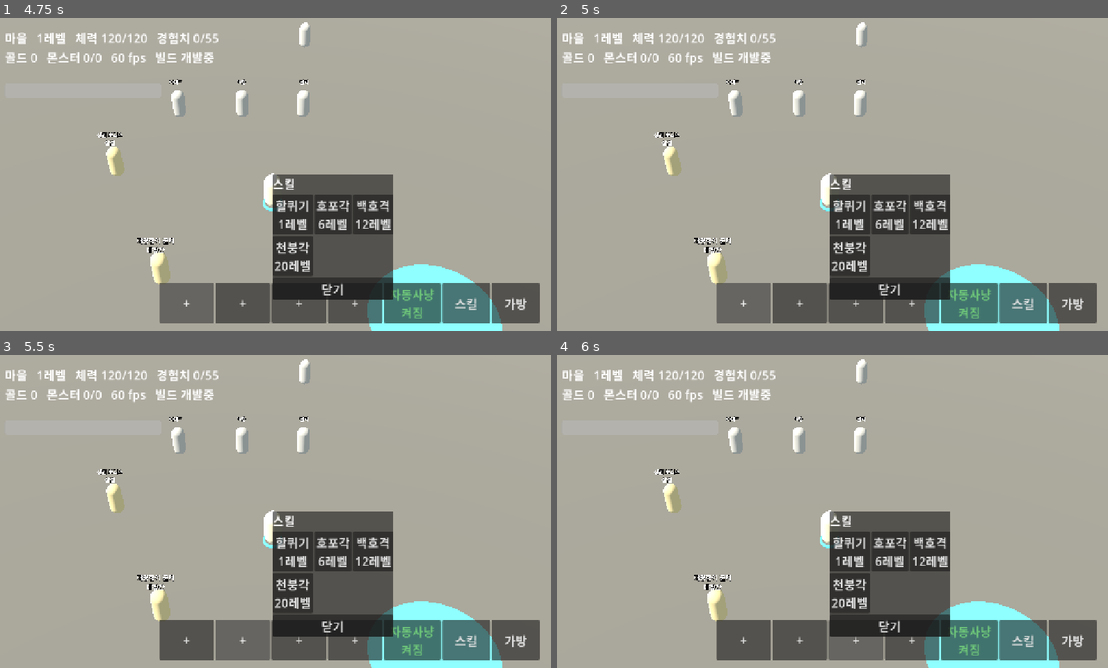
Above: before the commit, frames 1-4 (two rows, left to right).
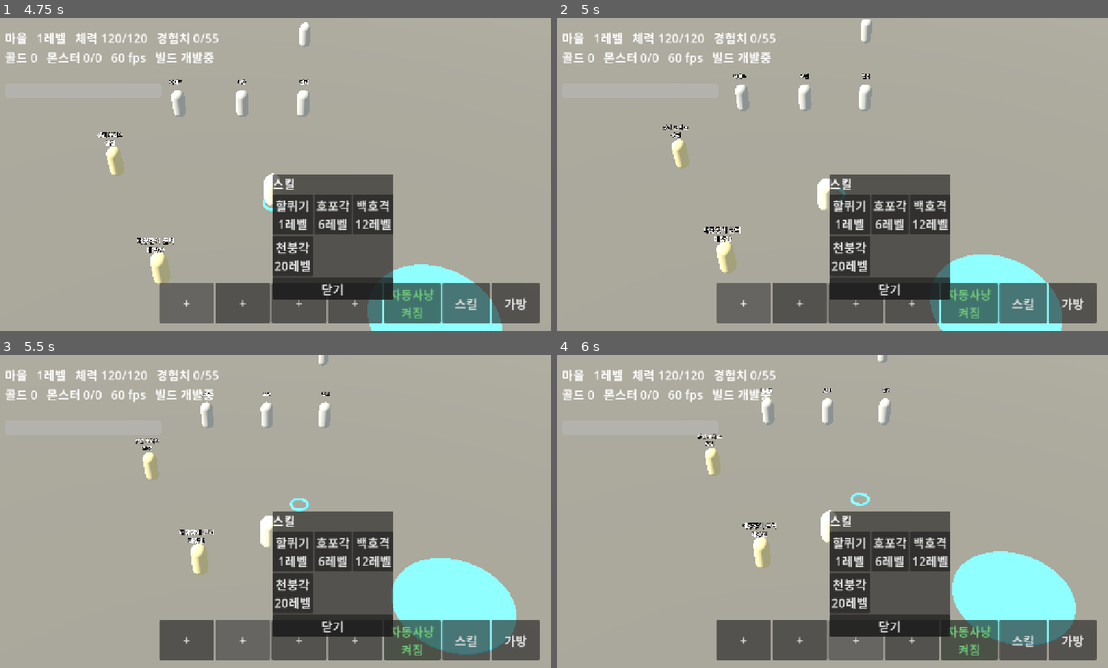
Above: after the commit, the same moments.

Repository: gogoalswo/MMORPG
Game: Godot game, scene res://main.tscn
Same seed, same stepped clock (60 frames per second), same inputs: the game is played once before the commit and once after it.
Inputs:
- Up to frame 1 (4.75 s): click "+" at 0.5 s; click "+" at 1.25 s; click "+" at 2 s; click "+" at 2.75 s; click "자동사냥" at 3.5 s; click "+" at 4.25 s
- Up to frame 2 (5 s): no input
- Up to frame 3 (5.5 s): click "+" at 5 s
- Up to frame 4 (6 s): click "+" at 5.75 s

Frame 1 is identical in both runs. In frame 2, 3.5% of the frame differs, in the area x 17-92%, y 0-100%; in frame 3, 8.0%; in frame 4, 8.8%, in the area x 17-95%, y 0-100%.

Commit message:
자동 사냥 중에도 조작이 먼저고, 잡을 것이 없으면 서성인다
이동 입력이 들어오면 0.4초(MANUAL_HOLD_MS) 동안 자동 사냥이 손을 떼고, 걸어간
자리가 새 앵커가 된다. 켜 둔 채로 자리를 옮기는 것이 가장 흔한 조작이라 그때마다
끄게 하면 단추를 두 번 더 눌러야 한다. 화면도 켜져 있다고 탭을 삼키지 않는다.

대상이 없을 때 앵커에 서 있던 것을 앵커 주변 8m 순찰로 바꿨다 — 선 채로 굳어
있으면 멈춘 것처럼 보이고, 리스폰된 놈을 만나는 데도 그만큼 더 걸린다.
땅 누르기가 직접 이동이 되면서 huntAnchor 메시지는 쓰이지 않아 지웠다.

Co-Authored-By: Claude Opus 5 <noreply@anthropic.com>
Claude-Session: https://claude.ai/code/session_01WxccDQvzDg4KA8wAT9ef1X

Diff:
--- a/godot/game/game.gd
+++ b/godot/game/game.gd
@@ -371,8 +371,9 @@
 ## 자동 사냥을 켜고 끈다. **켜고 끄는 것도 요청일 뿐이다** — 실제 상태는
 ## World 가 정하고, 버튼 글자는 다음 프레임에 스냅샷을 보고 따라온다.
 ##
-## 켜면 화면이 몰던 것(눌러 둔 자리·쫓던 놈)을 놓는다. 둘이 같이 밀면
-## 캐릭터가 두 목적지 사이에서 떤다
+## 켜는 순간 화면이 몰던 것(눌러 둔 자리·쫓던 놈)을 놓는다. 켜자마자 옛 목적지로
+## 걸어가면 어디를 중심으로 도는지 알 수 없다. **켠 뒤에 다시 조작하는 것은
+## 막지 않는다** — 그때는 사람이 이기고, 손을 떼면 그 자리에서 이어서 사냥한다
 func _toggle_auto() -> void:
 	var me: Dictionary = _transport.snapshot().get("players", {}).get(_transport.my_id(), {})
 	var on := not bool(me.get("auto", false))
@@ -380,11 +381,6 @@
 		_target_mob = ""
 		_target = Vector3.INF
 	_transport.send(&"autoHunt", {"on": on})
-
-
-func _auto_on() -> bool:
-	var me: Dictionary = _transport.snapshot().get("players", {}).get(_transport.my_id(), {})
-	return bool(me.get("auto", false))
 
 
 func _on_bar_pressed(slot: int) -> void:
@@ -740,18 +736,9 @@
 		var mob := _mob_at(hit)
 		if mob != "":
 			_select_mob(mob)
-			# 자동 사냥 중에는 고리만 세운다. 누구를 칠지는 World 가 고른다
-			# (docs/features/godot-migration.md 의 "대상은 서버가 고른다")
-			if _auto_on():
-				return
 			_target_mob = mob
 			_target = Vector3.INF
 			_marker.visible = false
-		elif _auto_on():
-			# 자동 사냥 중 땅 누르기 = **사냥할 자리를 저기로 옮겨라.**
-			# 켠 채로 사냥터를 옮겨 다닐 방법이 이것뿐이다 (끄고 걸어가서 다시 켜는
-			# 대신). 앵커가 옮겨졌으니 대상이 없으면 그 자리로 걸어간다
-			_transport.send(&"huntAnchor", {"x": hit.x, "z": hit.z})
 		else:
 			# 땅을 누르면 걸어가기만 한다. **골라 둔 놈은 그대로 둔다** —
 			# 원거리 직업이 자리를 옮겨 가며 같은 놈을 보는 게 자연스럽다
@@ -846,9 +833,6 @@
 
 func _send_input(delta: float) -> void:
 	if _zone_node == null or _am_dead():
-		return
-	# 자동 사냥 중에는 발을 World 가 옮긴다. 여기서도 밀면 두 목적지 사이에서 떤다
-	if _auto_on():
 		return
 	if _target_mob != "":
 		_chase_and_hit(delta)
@@ -1121,16 +1105,20 @@
 ## 자동 사냥 버튼 글자와 사냥 자리 표시. **상태는 스냅샷(me.auto)만 보고 그린다** —
 ## 누른 것으로 지레 바꾸면 판정이 거절했을 때 화면만 켜진 채로 남는다.
 ##
-## 켜져 있는 동안 파란 고리는 "눌러 둔 자리"가 아니라 **앵커**(사냥할 자리)다.
-## 어디를 중심으로 도는지 안 보이면 왜 저기서 멈추는지 알 수 없다
+## 사람이 몰고 있지 않을 때만 파란 고리가 **앵커**(사냥하며 서성이는 중심)를
+## 가리킨다. 어디를 중심으로 도는지 안 보이면 왜 저기서 멈추는지 알 수 없다.
+## 조작 중에는 같은 고리가 "눌러 둔 자리"라 건드리지 않는다 — 한 고리가 두 가지를
+## 가리키면 걸어가는 도중에 표시가 발밑으로 튄다 (앵커가 따라오기 때문이다)
 func _refresh_auto(me: Dictionary) -> void:
 	var on := bool(me.get("auto", false))
 	_auto_button.text = "자동사냥\n켜짐" if on else "자동사냥"
 	_auto_button.modulate = Color("#7ce08a") if on else Color.WHITE
+	if _target != Vector3.INF or _target_mob != "":
+		return
 	if on:
 		_marker.position = Vector3(float(me.get("auto_x", 0.0)), 0.05, float(me.get("auto_z", 0.0)))
 		_marker.visible = true
-	elif _target == Vector3.INF:
+	else:
 		_marker.visible = false
 
 
--- a/godot/net/local_transport.gd
+++ b/godot/net/local_transport.gd
@@ -39,10 +39,6 @@
 			_world.revive(MY_ID)
 		&"autoHunt":
 			_world.set_auto(MY_ID, bool(payload.get("on", false)))
-		&"huntAnchor":
-			_world.set_hunt_anchor(
-				MY_ID, float(payload.get("x", 0.0)), float(payload.get("z", 0.0))
-			)
 		&"travel":
 			_world.travel(MY_ID, str(payload.get("zone", "")))
 		&"npc":
--- a/godot/tests/auto_hunt_test.gd
+++ b/godot/tests/auto_hunt_test.gd
@@ -17,11 +17,11 @@
 	_case_radius_covers_one_pack()
 	_case_anchor_on_toggle()
 	_case_walks_in_and_hits()
-	_case_back_to_anchor()
+	_case_patrol_when_empty()
 	_case_outside_radius()
 	_case_off_stops()
 	_case_dead()
-	_case_anchor_move()
+	_case_manual_wins()
 
 	if _failed == 0:
 		print("자동 사냥: 전부 통과")
@@ -147,23 +147,41 @@
 		_fail("대상을 안 잡았다 (%s)" % me.auto_target)
 
 
-## 대상이 없으면 앵커로 돌아가 기다린다. 안 돌아가면 마지막으로 쫓던 자리에
-## 눌러앉아 무리 밖에 서 있게 된다
-func _case_back_to_anchor() -> void:
+## 잡을 것이 없으면 앵커 주변을 서성인다 — 선 채로 굳어 있으면 멈춘 것처럼 보인다.
+##
+## 쉬는 시간(1.2초)은 진짜 시계라 헤드리스에서는 안 지나간다. 몬스터 순찰
+## 테스트와 같은 방식으로 쉬는 시각을 직접 밀어 준다
+func _case_patrol_when_empty() -> void:
 	var s := _setup(60.0, 60.0)
 	var w: World = s[0]
 	var me: Dictionary = s[1]
 	w.set_auto("me", true)
+	# 쫓다가 반경 밖까지 나와 있는 자리에서 시작한다
 	me.x = 12.0
 	me.z = 0.0
 
-	for i in 300:
-		w.step(1.0 / 60.0)
-	var gap := Vector2(me.x - float(me.auto_x), me.z - float(me.auto_z)).length()
-	if gap > World.HUNT_ARRIVE + 1e-3:
-		_fail("앵커로 안 돌아왔다 (남은 거리 %.2f m)" % gap)
-	else:
-		print("  대상이 없자 앵커로 돌아와 섰다 (%.2f m)" % gap)
+	var anchor := Vector2(float(me.auto_x), float(me.auto_z))
+	var walked := 0.0
+	var worst := 0.0
+	var before := Vector2(me.x, me.z)
+	for i in 1200:
+		me.auto_rest_until = 0
+		w.step(1.0 / 60.0)
+		var here := Vector2(me.x, me.z)
+		walked += here.distance_to(before)
+		before = here
+		# 앵커로 돌아오기 전(첫 몇 초)은 반경 밖이라 세지 않는다
+		if i > 300:
+			worst = maxf(worst, here.distance_to(anchor))
+
+	if walked < 5.0:
+		_fail("서성이지 않았다 (%.1f m 만 걸었다)" % walked)
+	elif worst > World.HUNT_PATROL_RADIUS + 1e-3:
+		_fail("앵커에서 %.1f m 까지 벗어났다 (순찰 반경 %.1f)" % [
+			worst, World.HUNT_PATROL_RADIUS
+		])
+	else:
+		print("  잡을 것이 없자 앵커 %.1f m 안에서 %.1f m 를 서성였다" % [worst, walked])
 
 
 ## 반경 밖의 놈은 안 잡는다 — 잡으면 앵커를 둔 뜻이 없다
@@ -175,11 +193,13 @@
 	w.set_auto("me", true)
 
 	for i in 300:
+		me.auto_rest_until = 0
 		w.step(1.0 / 60.0)
 	if str(me.auto_target) != "":
 		_fail("반경 밖(%.1f m)의 놈을 잡았다" % _gap(me, mob))
-	if Vector2(me.x, me.z).length() > World.HUNT_ARRIVE + 1e-3:
-		_fail("반경 밖의 놈에게 걸어갔다 (%.2f, %.2f)" % [me.x, me.z])
+	# 서성이기는 하지만 순찰 반경 밖으로는 안 나간다 (=그놈에게 걸어가지 않았다)
+	if Vector2(me.x, me.z).length() > World.HUNT_PATROL_RADIUS + 1e-3:
+		_fail("반경 밖의 놈 쪽으로 걸어갔다 (%.2f, %.2f)" % [me.x, me.z])
 
 
 ## 끄면 그 자리에 선다
@@ -216,26 +236,40 @@
 		_fail("죽었는데 움직였다")
 
 
-## 땅을 누르면 사냥할 자리가 옮겨진다. **꺼져 있으면 안 듣는다** —
-## 남겨 두면 다음에 켤 때 엉뚱한 데로 걷는다
-func _case_anchor_move() -> void:
-	var s := _setup(60.0, 60.0)
-	var w: World = s[0]
-	var me: Dictionary = s[1]
-
-	w.set_hunt_anchor("me", 9.0, 9.0)
-	if absf(float(me.auto_x)) > 1e-6 or absf(float(me.auto_z)) > 1e-6:
-		_fail("꺼져 있는데 앵커가 옮겨졌다")
-
-	w.set_auto("me", true)
-	w.set_hunt_anchor("me", 9.0, 9.0)
-	if absf(float(me.auto_x) - 9.0) > 1e-6:
-		_fail("앵커가 안 옮겨졌다 (%.1f, %.1f)" % [me.auto_x, me.auto_z])
-
-	for i in 300:
-		w.step(1.0 / 60.0)
-	var gap := Vector2(me.x - 9.0, me.z - 9.0).length()
-	if gap > World.HUNT_ARRIVE + 1e-3:
-		_fail("옮긴 자리로 안 걸어갔다 (남은 거리 %.2f m)" % gap)
-	else:
-		print("  누른 자리로 걸어가 섰다 (%.2f m)" % gap)
+## **켜 둔 채로 조작하면 사람이 이긴다.** 몬스터를 두고 반대쪽으로 몰아 본다 —
+## 자동 사냥이 이기면 몬스터 쪽(+x)으로 끌려간다.
+##
+## 손을 떼면 0.4초(MANUAL_HOLD_MS) 뒤에 자동 사냥이 이어받는다. 그 시간은 진짜
+## 시계라 헤드리스에서도 실제로 기다려야 한다 (한 번, 0.45초)
+func _case_manual_wins() -> void:
+	var s := _setup(10.0, 0.0)
+	var w: World = s[0]
+	var me: Dictionary = s[1]
+	w.set_auto("me", true)
+
+	# 몬스터 반대쪽(-x)으로 몬다
+	var seq := 0
+	for i in 60:
+		seq += 1
+		w.input_move("me", seq, -1.0, 0.0, 1.0 / 60.0)
+		w.step(1.0 / 60.0)
+
+	if me.x > -0.5:
+		_fail("조작한 쪽으로 안 갔다 (x %.2f) — 자동 사냥이 이겼다" % me.x)
+	else:
+		print("  조작이 이긴다: 1초 몰아 x %.2f 로 (몬스터는 +10 쪽)" % me.x)
+	# 걸어간 자리가 새 사냥터다. 안 옮기면 손을 떼는 순간 도로 끌려간다
+	if absf(float(me.auto_x) - me.x) > 1e-3 or absf(float(me.auto_z) - me.z) > 1e-3:
+		_fail("앵커가 안 따라왔다 (%.2f, %.2f)" % [me.auto_x, me.auto_z])
+
+	# 손을 뗀다. 유예가 지나면 다시 자동 사냥이 몬다
+	OS.delay_msec(World.MANUAL_HOLD_MS + 50)
+	var before := float(me.x)
+	for i in 60:
+		w.step(1.0 / 60.0)
+	if me.x <= before:
+		_fail("손을 뗐는데 자동 사냥이 안 이어받았다 (x %.2f -> %.2f)" % [before, me.x])
+	else:
+		print("  손을 떼자 %.1f초 뒤 자동 사냥이 이어받았다 (x %.2f -> %.2f)" % [
+			World.MANUAL_HOLD_MS / 1000.0, before, me.x
+		])
--- a/godot/tests/ui_test.gd
+++ b/godot/tests/ui_test.gd
@@ -125,6 +125,23 @@
 	else:
 		print("  자동사냥 켜짐 — 앵커 (%.1f, %.1f)" % [me.auto_x, me.auto_z])
 
+	# 켜 둔 채로 땅을 누르면 **조작이 이긴다** — 화면이 탭을 삼키면 안 된다
+	# (판정 쪽은 tests/auto_hunt_test.gd 의 _case_manual_wins 가 본다)
+	var press := InputEventMouseButton.new()
+	press.button_index = MOUSE_BUTTON_LEFT
+	press.pressed = true
+	press.position = Vector2(200, 200)
+	game._unhandled_input(press)
+	if game._target == Vector3.INF:
+		_fail("자동사냥 중에 땅을 눌렀는데 화면이 무시했다")
+	var was := Vector2(me.x, me.z)
+	for i in 30:
+		await process_frame
+	if Vector2(me.x, me.z).distance_to(was) < 0.3:
+		_fail("자동사냥 중에 눌렀는데 그쪽으로 안 걸었다")
+	else:
+		print("  켜 둔 채로 누른 자리로 걸어간다 (%.2f m)" % Vector2(me.x, me.z).distance_to(was))
+
 	game._auto_button.pressed.emit()
 	await process_frame
 	if bool(me.get("auto", false)):
--- a/godot/world/world.gd
+++ b/godot/world/world.gd
@@ -61,8 +61,19 @@
 const HUNT_LEASH := HUNT_RADIUS + 6.0
 ## 사거리를 꽉 채우고 서면 몬스터가 조금만 움직여도 빠진다. 이만큼 안으로 붙는다
 const HUNT_STANDOFF := 0.7
-## 앵커로 돌아갈 때 이만큼 붙으면 도착으로 본다
+## 목적지에 이만큼 붙으면 도착으로 본다
 const HUNT_ARRIVE := 0.5
+## 잡을 것이 없을 때 앵커 주변을 서성이는 반경. **무리가 흩어져 있는 만큼**(8m)만
+## 돈다 — 더 넓게 돌면 리스폰을 기다리다 옆 무리까지 걸어가 끌고 온다
+const HUNT_PATROL_RADIUS := 8.0
+## 한 다리 걷고 쉬는 시간. 몬스터 순찰(2~6초)보다 짧다 — 사람 캐릭터가 오래
+## 멈춰 서 있으면 자동 사냥이 멈춘 것처럼 보인다
+const HUNT_PATROL_REST_MS := 1200
+## 사람이 조작하면 이만큼 자동 사냥이 손을 뗀다. 이동 입력은 매 프레임 오므로
+## 손을 떼면 곧바로(0.4초) 자동 사냥이 이어받는다 —
+## 화면이 멈춰서 입력이 끊긴 것과 손을 뗀 것을 구별할 방법이 없고, 구별할 필요도
+## 없다. 둘 다 "사람이 안 몰고 있다"이다
+const MANUAL_HOLD_MS := 400
 
 var _next_save_at := 0
 
@@ -135,6 +146,12 @@
 		"auto_x": float(spawn[0]),
 		"auto_z": float(spawn[1]),
 		"auto_target": "",
+		# 잡을 것이 없을 때 서성이는 자리와 쉬는 시각
+		"auto_patrol_x": float(spawn[0]),
+		"auto_patrol_z": float(spawn[1]),
+		"auto_rest_until": 0,
+		# 사람이 몰고 있는 동안은 자동 사냥이 손을 뗀다
+		"manual_until": 0,
 		# --- 스킬 ---
 		"skills": kept.get("skills", []).duplicate(),
 		"skill_points": int(kept.get("skill_points", level - 1)),
@@ -167,9 +184,16 @@
 		player.last_seq = seq
 		return
 
+	var now := Time.get_ticks_msec()
+	# **사람이 몰면 사람이 이긴다.** 자동 사냥은 손을 뗀다 (_take_manual).
+	# 휘두르는 중이라 발이 묶여 있어도 먼저 잡는다 — 안 그러면 경직(400ms)마다
+	# 자동 사냥이 한 번씩 끼어들어 조작하던 방향과 다른 데로 몸이 돈다
+	if sqrt(dx * dx + dz * dz) > 1e-4:
+		_take_manual(player, now)
+
 	# 휘두르는 중이면 발을 묶는다. **순번은 갱신하고 위치만 안 옮긴다** —
 	# 안 갱신하면 나중에 서버를 붙였을 때 클라이언트 보정이 이 구간 내내 멈춘다
-	if Time.get_ticks_msec() < int(player.rooted_until):
+	if now < int(player.rooted_until):
 		player.last_seq = seq
 		return
 
@@ -179,6 +203,10 @@
 
 	if sqrt(dx * dx + dz * dz) > 1e-4:
 		player.rot = atan2(dx, dz)
+		# **걸어간 자리가 새 사냥터다.** 앵커를 안 옮기면 손을 떼는 순간 자동
+		# 사냥이 원래 자리로 도로 끌고 간다 — 조작이 이긴 것처럼 보이지 않는다
+		if bool(player.get("auto", false)):
+			_anchor_here(player)
 
 
 ## 한 틱. 전투가 들어올 자리다 (5단계).
@@ -327,24 +355,31 @@
 	player.auto = on
 	player.auto_target = ""
 	if on:
-		player.auto_x = player.x
-		player.auto_z = player.z
-
-
-## 사냥할 자리를 옮긴다 (화면에서 땅을 누른 것). 켜져 있을 때만 듣는다 —
-## 꺼진 채로 앵커만 옮겨 두면 다음에 켤 때 엉뚱한 데로 걷는다.
-func set_hunt_anchor(player_id: String, x: float, z: float) -> void:
-	var player: Dictionary = _players.get(player_id, {})
-	if player.is_empty() or not bool(player.get("auto", false)):
-		return
-	if not is_finite(x) or not is_finite(z):
-		return
-	player.auto_x = clampf(x, -half_size, half_size)
-	player.auto_z = clampf(z, -half_size, half_size)
+		_anchor_here(player)
+
+
+## 앵커를 지금 서 있는 자리로 잡는다 (켤 때와 사람이 몰고 다닌 뒤).
+func _anchor_here(player: Dictionary) -> void:
+	player.auto_x = player.x
+	player.auto_z = player.z
+	player.auto_patrol_x = player.x
+	player.auto_patrol_z = player.z
 	player.auto_target = ""
-
-
-## 자동 사냥 한 틱. 고르고 → 붙고 → 친다. 대상이 없으면 앵커로 돌아가 기다린다.
+	player.auto_rest_until = 0
+
+
+## 사람이 몰기 시작했다. **조작이 자동 사냥보다 먼저다** — 켜 둔 채로 잠깐
+## 자리를 옮기거나 위험한 놈을 피하는 것이 가장 흔한 조작이라, 그때마다 끄게
+## 하면 단추를 두 번 더 눌러야 한다.
+##
+## 앵커를 옮기는 것은 **발을 옮긴 뒤**다 (input_move 끝) — 걸어간 자리가 새
+## 사냥터이기 때문이다. 여기서 같이 옮기면 한 프레임씩 뒤처진다.
+func _take_manual(player: Dictionary, now: int) -> void:
+	player.manual_until = now + MANUAL_HOLD_MS
+
+
+## 자동 사냥 한 틱. 고르고 → 붙고 → 친다. 잡을 것이 없으면 앵커 주변을 서성인다.
+## **사람이 몰고 있는 동안은 통째로 쉰다** (조작이 먼저다).
 ##
 ## **판정하는 쪽(여기)이 몬다.** 화면(`_process`)이 몰면 탭을 옮기거나 폰 화면이
 ## 꺼지는 순간 0~1Hz 로 떨어져 캐릭터가 그 자리에 선다
@@ -354,13 +389,16 @@
 		var player: Dictionary = _players[id]
 		if not bool(player.get("auto", false)) or bool(player.get("dead", false)):
 			continue
+		# 사람이 몰고 있는 동안은 손을 뗀다. 둘이 같이 밀면 캐릭터가 두 목적지
+		# 사이에서 떨고, 조작한 쪽이 진 것처럼 보인다
+		if now < int(player.get("manual_until", 0)):
+			continue
 
 		var target := _pick_hunt_target(player)
 		if target.is_empty():
-			# 아무도 없다. 앵커로 돌아가 기다린다 — 안 돌아가면 마지막으로 쫓던
-			# 자리에 눌러앉아 무리 밖에서 서 있게 된다
+			# 아무도 없다. 앵커 주변을 서성이며 기다린다
 			player.auto_target = ""
-			_walk_auto(player, float(player.auto_x), float(player.auto_z), delta, now, HUNT_ARRIVE)
+			_patrol_auto(player, delta, now)
 			continue
 
 		player.auto_target = str(target.id)
@@ -402,6 +440,39 @@
 			best = monster
 
 	return best
+
+
+## 잡을 것이 없을 때. 앵커 주변에서 한 다리 걷고 잠시 쉰다 — 몬스터 순찰(`_patrol`)과
+## 같은 모양이다.
+##
+## **선 채로 기다리지 않는 이유**는 두 가지다. 가만히 서 있으면 자동 사냥이 멈춘
+## 것처럼 보이고, 리스폰을 기다리는 동안 한 발짝도 안 움직이면 무리 반대편에 새로
+## 나온 놈을 사거리 안에 두는 데 그만큼 더 걸린다.
+func _patrol_auto(player: Dictionary, delta: float, now: int) -> void:
+	var anchor := Vector2(float(player.auto_x), float(player.auto_z))
+	var here := Vector2(player.x, player.z)
+
+	# 쫓다가 반경 밖까지 나와 있으면 먼저 앵커 쪽으로 돌아온다.
+	# 안 돌아가면 마지막으로 쫓던 자리에 눌러앉아 무리 밖에서 서성인다
+	if here.distance_to(anchor) > HUNT_PATROL_RADIUS:
+		player.auto_rest_until = 0
+		_walk_auto(player, anchor.x, anchor.y, delta, now, HUNT_PATROL_RADIUS * 0.5)
+		return
+
+	if now < int(player.auto_rest_until):
+		return
+
+	var goal := Vector2(float(player.auto_patrol_x), float(player.auto_patrol_z))
+	if here.distance_to(goal) > HUNT_ARRIVE:
+		_walk_auto(player, goal.x, goal.y, delta, now, HUNT_ARRIVE)
+		return
+
+	# 다 걸었다. 앵커 반경 안에서 다음 자리를 뽑고 쉰다
+	var angle := _rng.randf() * TAU
+	var reach := _rng.randf_range(HUNT_PATROL_RADIUS * 0.4, HUNT_PATROL_RADIUS)
+	player.auto_patrol_x = clampf(anchor.x + sin(angle) * reach, -half_size, half_size)
+	player.auto_patrol_z = clampf(anchor.y + cos(angle) * reach, -half_size, half_size)
+	player.auto_rest_until = now + HUNT_PATROL_REST_MS
 
 
 ## 자동 사냥이 발을 옮기는 자리. 사람이 모는 입력(`input_move`)과 **같은 규칙**으로
Not shown, changed: docs/features/auto-hunt-and-targeting.md
Not shown, changed: docs/features/godot-migration.md
